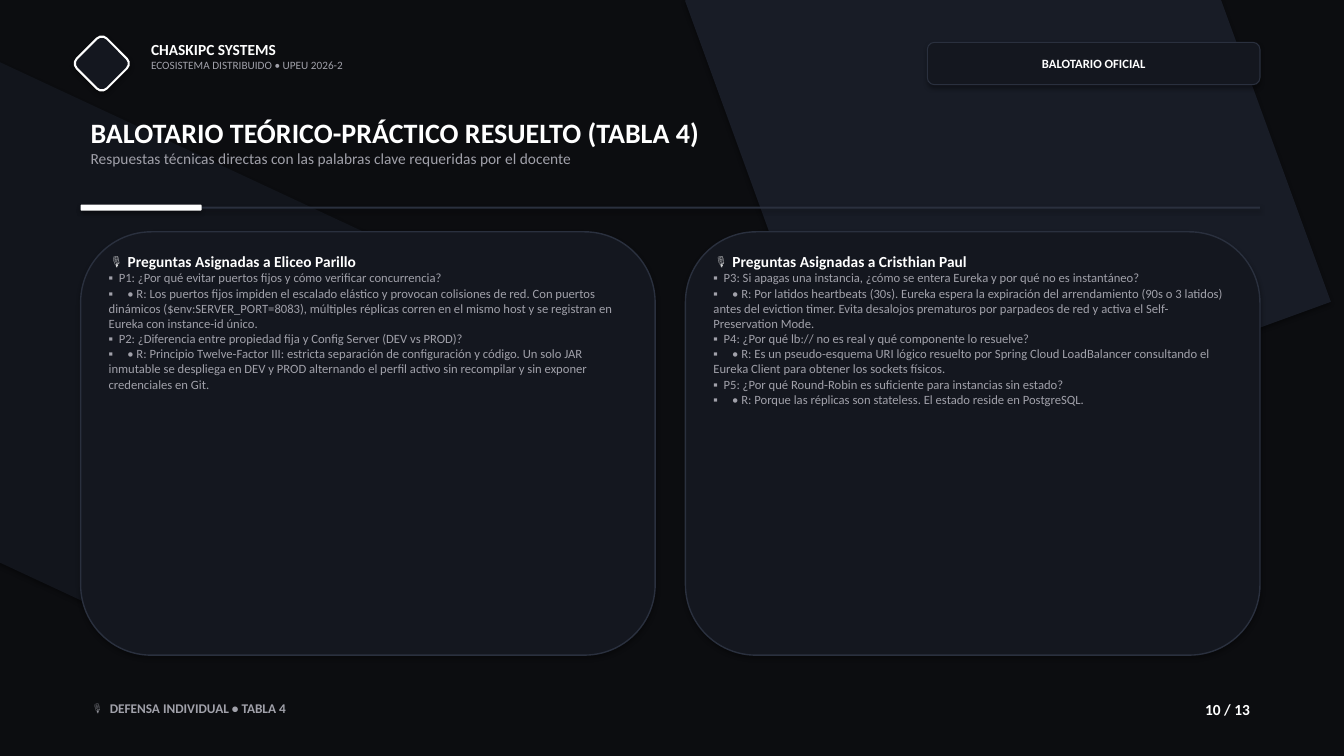
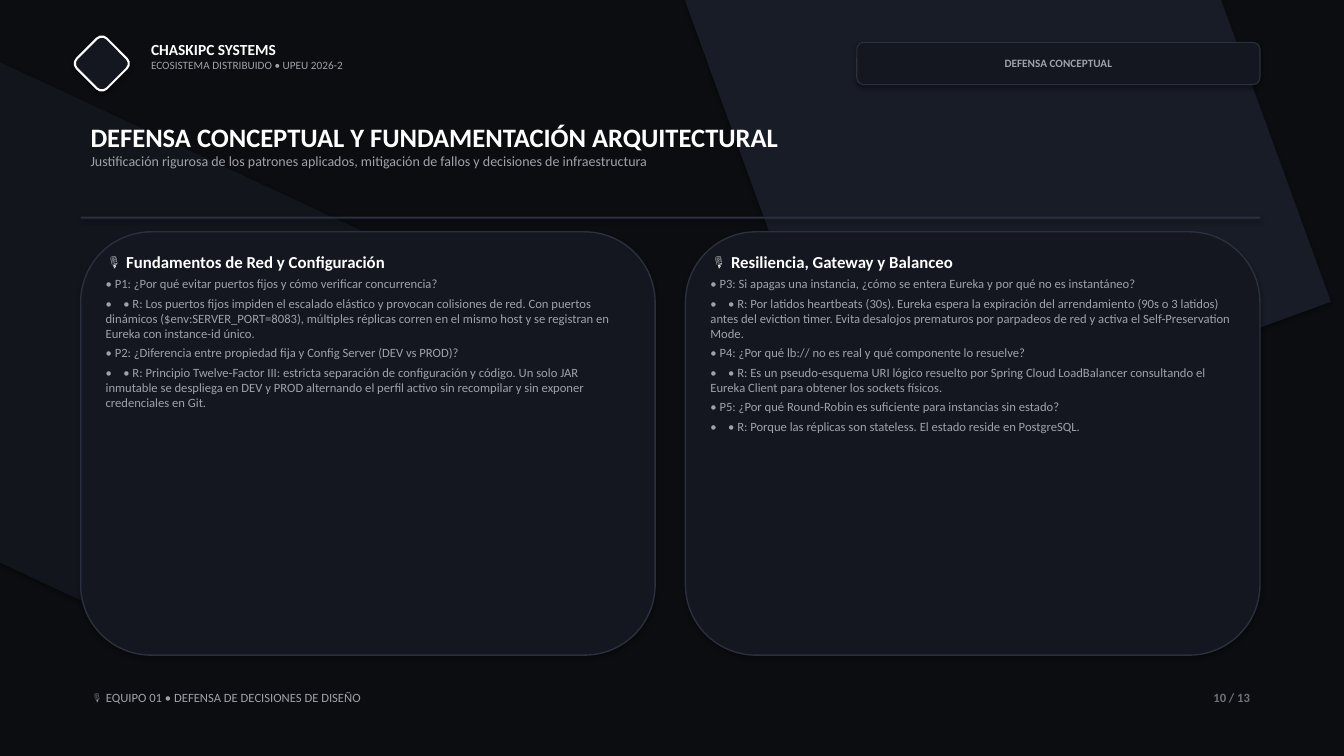
Before and after one commit to jaisesasaki24-cloud/ChaskiByte-Systems, a slide deck: slide 10 of presentacion.pptx. Drawn at 1344x756 pixels with LibreOffice and Linux fonts; fonts in the diff are those of the drawing. Boxes give left, top, right and bottom in pixels: in the first picture for what was removed or moved away, otherwise in the second. Text is boxed around its words. In the diff, an @@ line names an element or a change of style, - is before the commit and + after.

```diff
--- a/presentacion.pptx
+++ b/presentacion.pptx
@@ rounded rectangle "DEFENSA CONCEPTUAL": place and size @@
-rounded rectangle "DEFENSA CONCEPTUAL" at [928, 42, 1260, 85]
+rounded rectangle "DEFENSA CONCEPTUAL" at [857, 42, 1260, 85]
@@ text in rounded rectangle at [1005, 59, 1112, 67]: text changed; size 9 to 8 pt; text colour #FFFFFF to #A1A1AA @@
-BALOTARIO OFICIAL
+DEFENSA CONCEPTUAL
@@ text at [91, 125, 778, 169]: text changed; size 11 to 10 pt @@
-BALOTARIO TEÓRICO-PRÁCTICO RESUELTO (TABLA 4)
-Respuestas técnicas directas con las palabras clave requeridas por el docente
+DEFENSA CONCEPTUAL Y FUNDAMENTACIÓN ARQUITECTURAL
+Justificación rigurosa de los patrones aplicados, mitigación de fallos y decisiones de infraestructura
@@ rounded rectangle removed at [81, 205, 202, 211] @@
@@ rectangle: place and size @@
-rectangle at [81, 207, 1260, 209]
+rectangle at [81, 217, 1260, 219]
@@ text at [106, 256, 609, 407]: text changed @@
-🎙️ Preguntas Asignadas a Eliceo Parillo
-▪ P1: ¿Por qué evitar puertos fijos y cómo verificar concurrencia?
-▪ • R: Los puertos fijos impiden el escalado elástico y provocan colisiones de red. Con puertos dinámicos ($env:SERVER_PORT=8083), múltiples réplicas corren en el mismo host y se registran en Eureka con instance-id único.
-▪ P2: ¿Diferencia entre propiedad fija y Config Server (DEV vs PROD)?
-▪ • R: Principio Twelve-Factor III: estricta separación de configuración y código. Un solo JAR inmutable se despliega en DEV y PROD alternando el perfil activo sin recompilar y sin exponer credenciales en Git.
+🎙️ Fundamentos de Red y Configuración
+• P1: ¿Por qué evitar puertos fijos y cómo verificar concurrencia?
+• • R: Los puertos fijos impiden el escalado elástico y provocan colisiones de red. Con puertos dinámicos ($env:SERVER_PORT=8083), múltiples réplicas corren en el mismo host y se registran en Eureka con instance-id único.
+• P2: ¿Diferencia entre propiedad fija y Config Server (DEV vs PROD)?
+• • R: Principio Twelve-Factor III: estricta separación de configuración y código. Un solo JAR inmutable se despliega en DEV y PROD alternando el perfil activo sin recompilar y sin exponer credenciales en Git.
@@ text at [710, 256, 1230, 433]: text changed @@
-🎙️ Preguntas Asignadas a Cristhian Paul
-▪ P3: Si apagas una instancia, ¿cómo se entera Eureka y por qué no es instantáneo?
-▪ • R: Por latidos heartbeats (30s). Eureka espera la expiración del arrendamiento (90s o 3 latidos) antes del eviction timer. Evita desalojos prematuros por parpadeos de red y activa el Self-Preservation Mode.
-▪ P4: ¿Por qué lb:// no es real y qué componente lo resuelve?
-▪ • R: Es un pseudo-esquema URI lógico resuelto por Spring Cloud LoadBalancer consultando el Eureka Client para obtener los sockets físicos.
-▪ P5: ¿Por qué Round-Robin es suficiente para instancias sin estado?
-▪ • R: Porque las réplicas son stateless. El estado reside en PostgreSQL.
+🎙️ Resiliencia, Gateway y Balanceo
+• P3: Si apagas una instancia, ¿cómo se entera Eureka y por qué no es instantáneo?
+• • R: Por latidos heartbeats (30s). Eureka espera la expiración del arrendamiento (90s o 3 latidos) antes del eviction timer. Evita desalojos prematuros por parpadeos de red y activa el Self-Preservation Mode.
+• P4: ¿Por qué lb:// no es real y qué componente lo resuelve?
+• • R: Es un pseudo-esquema URI lógico resuelto por Spring Cloud LoadBalancer consultando el Eureka Client para obtener los sockets físicos.
+• P5: ¿Por qué Round-Robin es suficiente para instancias sin estado?
+• • R: Porque las réplicas son stateless. El estado reside en PostgreSQL.
@@ text "10 / 13": place and size @@
-text "10 / 13" at [1205, 705, 1250, 715]
+text "10 / 13" at [1213, 694, 1250, 702]
@@ text "10 / 13" at [1213, 694, 1250, 702]: size 11 to 9 pt, text colour #FFFFFF to #71717A @@
@@ text added at [106, 692, 360, 704], 9 pt, text #A1A1AA @@
+🎙️ EQUIPO 01 • DEFENSA DE DECISIONES DE DISEÑO
@@ text removed at [110, 704, 286, 713] @@
-🎙️ DEFENSA INDIVIDUAL • TABLA 4
```
Also in this commit, not shown: 12 other slides changed, 2 other files.
